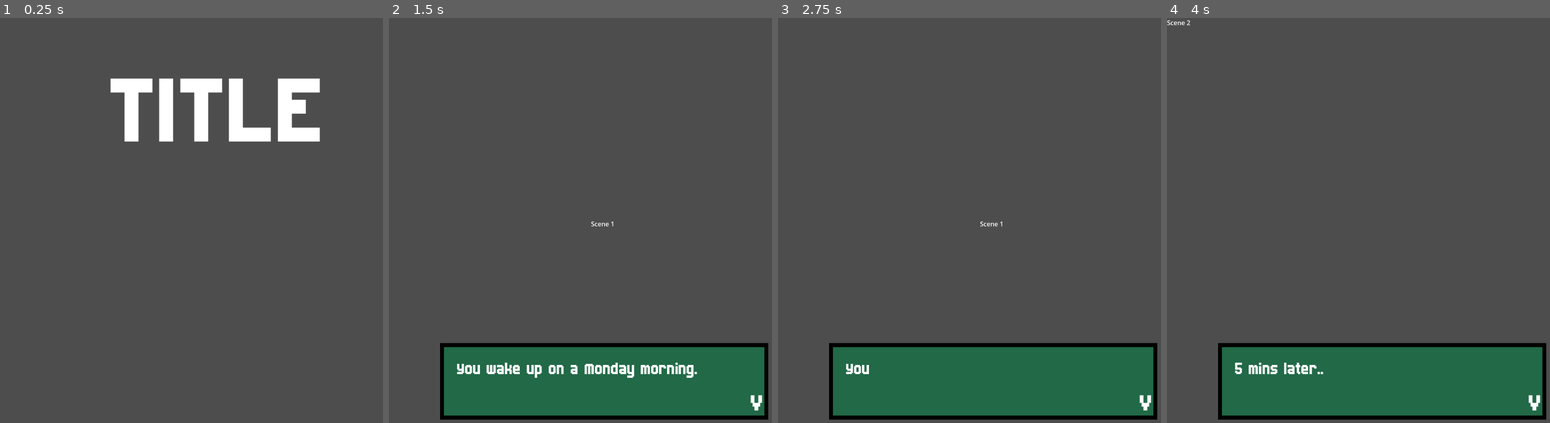
Above: before the commit, frames 1-4 (left to right).
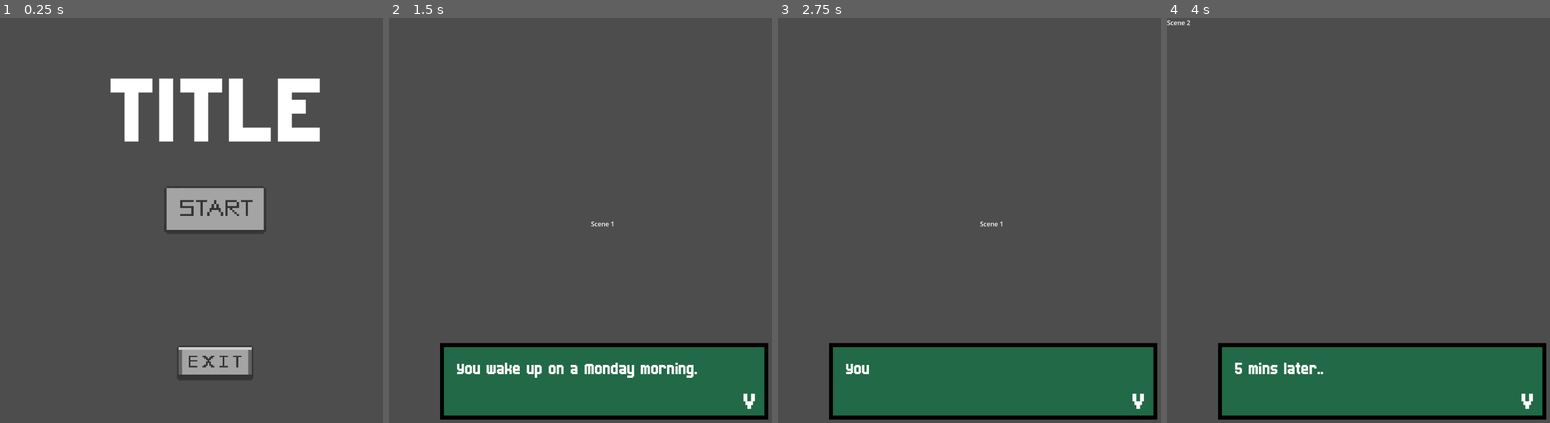
Above: after the commit, the same moments.

Repository: JacobL04/cyberworks
Game: Godot game, scene res://scenes/main.tscn
The game is run twice, just before and just after one commit, with the same random seed, the same clock (stepped at 60 frames per second) and the same inputs.
Inputs (mouse positions are in pixels of both pictures, inside the frame that each line leads up to):
- Up to frame 1 (0.25 s): no input
- Up to frame 2 (1.5 s): click (603, 208) at 0.5 s; tap Enter (ui_accept) at 1.25 s
- Up to frame 3 (2.75 s): tap Enter (ui_accept) at 1.52, 2, 2.27 s
- Up to frame 4 (4 s): tap Enter (ui_accept) at 2.75, 3.5, 3.77 s

The runs differ from the first frame. In frame 1, 4.1% of the frame differs, in the area x 42-70%, y 41-90%; in frame 2, 0.1%; in frame 3, 0.1%; in frame 4, 0.1%.

Commit message:
add: button texture main menu

Diff:
--- /dev/null
+++ b/cyber-works/scenes/intro_cutscenes/fade.gd
@@ -0,0 +1,12 @@
+extends CanvasLayer
+@onready var color_rect: ColorRect = $ColorRect
+
+
+# Called when the node enters the scene tree for the first time.
+func _ready() -> void:
+	color_rect.color.a = 0.0 # alpha
+
+func fade(target_alpha: float, duration: float = 1.0):
+	var tween = create_tween()
+	tween.tween_property(color_rect, "color:a", target_alpha, duration)
+	return tween
--- /dev/null
+++ b/cyber-works/scenes/intro_cutscenes/fade.tscn
@@ -0,0 +1,14 @@
+[gd_scene load_steps=2 format=3 uid="uid://da5d0rm1h72yr"]
+
+[ext_resource type="Script" uid="uid://c61xxl011nkwf" path="res://scenes/intro_cutscenes/fade.gd" id="1_siwls"]
+
+[node name="Fade" type="CanvasLayer"]
+script = ExtResource("1_siwls")
+
+[node name="ColorRect" type="ColorRect" parent="."]
+anchors_preset = 15
+anchor_right = 1.0
+anchor_bottom = 1.0
+grow_horizontal = 2
+grow_vertical = 2
+color = Color(0, 0, 0, 1)
--- a/cyber-works/scenes/intro_cutscenes/scene1.tscn
+++ b/cyber-works/scenes/intro_cutscenes/scene1.tscn
@@ -1,7 +1,8 @@
-[gd_scene load_steps=3 format=3 uid="uid://dgnffbix6olpj"]
+[gd_scene load_steps=4 format=3 uid="uid://dgnffbix6olpj"]
 
 [ext_resource type="Script" uid="uid://brxucii3wg64u" path="res://scripts/scene_scripts/scene1.gd" id="1_5ktdg"]
 [ext_resource type="PackedScene" uid="uid://cycb23gs1sdtm" path="res://scenes/text_box.tscn" id="1_wviym"]
+[ext_resource type="PackedScene" uid="uid://da5d0rm1h72yr" path="res://scenes/intro_cutscenes/fade.tscn" id="3_6gkqs"]
 
 [node name="Scene1" type="Node2D"]
 script = ExtResource("1_5ktdg")
@@ -14,3 +15,5 @@
 text = "Scene 1"
 
 [node name="TextBox" parent="." instance=ExtResource("1_wviym")]
+
+[node name="Fade" parent="." instance=ExtResource("3_6gkqs")]
--- a/cyber-works/scenes/intro_cutscenes/scene2.tscn
+++ b/cyber-works/scenes/intro_cutscenes/scene2.tscn
@@ -1,7 +1,8 @@
-[gd_scene load_steps=3 format=3 uid="uid://dbbijuu7qmove"]
+[gd_scene load_steps=4 format=3 uid="uid://dbbijuu7qmove"]
 
 [ext_resource type="Script" uid="uid://c5bjufb5e37cn" path="res://scripts/scene_scripts/scene2.gd" id="1_wkpdy"]
 [ext_resource type="PackedScene" uid="uid://cycb23gs1sdtm" path="res://scenes/text_box.tscn" id="2_43jhh"]
+[ext_resource type="PackedScene" uid="uid://da5d0rm1h72yr" path="res://scenes/intro_cutscenes/fade.tscn" id="3_mlvil"]
 
 [node name="Scene2" type="Node2D"]
 script = ExtResource("1_wkpdy")
@@ -12,3 +13,5 @@
 text = "Scene 2"
 
 [node name="TextBox" parent="." instance=ExtResource("2_43jhh")]
+
+[node name="Fade" parent="." instance=ExtResource("3_mlvil")]
--- a/cyber-works/scenes/start.tscn
+++ b/cyber-works/scenes/start.tscn
@@ -1,7 +1,13 @@
-[gd_scene load_steps=3 format=3 uid="uid://binsjuq5kre2x"]
+[gd_scene load_steps=9 format=3 uid="uid://binsjuq5kre2x"]
 
 [ext_resource type="Script" uid="uid://dikpn2mcn4t31" path="res://scripts/start.gd" id="1_u80x2"]
 [ext_resource type="FontFile" uid="uid://cl8ntpdrpicmf" path="res://assets/Born2bSportyV2.ttf" id="2_bodal"]
+[ext_resource type="Texture2D" uid="uid://b7ao13g6xpiu6" path="res://assets/start.png" id="3_kdmts"]
+[ext_resource type="Texture2D" uid="uid://xrxetf6sdlti" path="res://assets/start_pressed.png" id="4_0auqf"]
+[ext_resource type="Texture2D" uid="uid://up5h4u65wvs3" path="res://assets/start_hover.png" id="5_0auqf"]
+[ext_resource type="Texture2D" uid="uid://bg3m3pudqdq0w" path="res://assets/exit.png" id="6_8itgj"]
+[ext_resource type="Texture2D" uid="uid://dhqjul331k1d7" path="res://assets/exit_pressed.png" id="7_tn317"]
+[ext_resource type="Texture2D" uid="uid://cw47hh248qlvc" path="res://assets/exit_hover.png" id="8_m8nf6"]
 
 [node name="start" type="Node2D"]
 script = ExtResource("1_u80x2")
@@ -21,6 +27,10 @@
 offset_top = 422.0
 offset_right = 668.0
 offset_bottom = 542.0
+texture_normal = ExtResource("3_kdmts")
+texture_pressed = ExtResource("4_0auqf")
+texture_hover = ExtResource("5_0auqf")
+stretch_mode = 0
 
 [node name="SettingsBut" type="TextureButton" parent="."]
 offset_left = 412.0
@@ -33,6 +43,10 @@
 offset_top = 822.0
 offset_right = 636.0
 offset_bottom = 910.0
+texture_normal = ExtResource("6_8itgj")
+texture_pressed = ExtResource("7_tn317")
+texture_hover = ExtResource("8_m8nf6")
+stretch_mode = 0
 
 [connection signal="button_up" from="StartBut" to="." method="_on_start_but_button_up"]
 [connection signal="pressed" from="StartBut" to="." method="_on_start_but_pressed"]
--- a/cyber-works/scenes/text_box.tscn
+++ b/cyber-works/scenes/text_box.tscn
@@ -32,11 +32,18 @@
 theme_override_styles/panel = SubResource("StyleBoxFlat_d0rgj")
 
 [node name="Arrow" type="Label" parent="TextboxContainer/Panel"]
-layout_mode = 0
-offset_left = 775.0
-offset_top = 112.0
-offset_right = 818.0
-offset_bottom = 188.0
+layout_mode = 1
+anchors_preset = 3
+anchor_left = 1.0
+anchor_top = 1.0
+anchor_right = 1.0
+anchor_bottom = 1.0
+offset_left = -67.0
+offset_top = -84.0
+offset_right = -24.0
+offset_bottom = -8.0
+grow_horizontal = 0
+grow_vertical = 0
 theme_override_fonts/font = ExtResource("2_qdwih")
 theme_override_font_sizes/font_size = 76
 text = "v"
--- a/cyber-works/scripts/scene_scripts/scene1.gd
+++ b/cyber-works/scripts/scene_scripts/scene1.gd
@@ -1,6 +1,7 @@
 extends Node
 
 @onready var textbox := $TextBox
+@onready var fade: CanvasLayer = $Fade
 
 
 func _ready() -> void:
@@ -20,4 +21,5 @@
 
 func _on_dialogue_finished() -> void:
 	print("Dialogue finished!")
+	#await fade.fade(1.0, 1.5).finished
 	get_tree().change_scene_to_file("res://scenes/intro_cutscenes/scene2.tscn")
--- a/cyber-works/scripts/scene_scripts/scene2.gd
+++ b/cyber-works/scripts/scene_scripts/scene2.gd
@@ -1,6 +1,7 @@
 extends Node
 
 @onready var textbox := $TextBox
+@onready var fade: CanvasLayer = $Fade
 
 
 func _ready() -> void:
@@ -8,6 +9,8 @@
 
 
 func start_cutscene() -> void:
+	#await fade.fade(0.0, 1.5).finished
+
 	var dialogue: Array[String] = [
 		"5 mins later..",
 		"You pull out your key card.",
Binary file added: cyber-works/assets/exit.png
Not shown, added: cyber-works/assets/exit.png.import
Binary file added: cyber-works/assets/exit_hover.png
Not shown, added: cyber-works/assets/exit_hover.png.import
Binary file added: cyber-works/assets/exit_pressed.png
Not shown, added: cyber-works/assets/exit_pressed.png.import
Binary file added: cyber-works/assets/start.png
Not shown, added: cyber-works/assets/start.png.import
Binary file added: cyber-works/assets/start_hover.png
Not shown, added: cyber-works/assets/start_hover.png.import
Binary file added: cyber-works/assets/start_pressed.png
Not shown, added: cyber-works/assets/start_pressed.png.import
(and 1 more such lines)
